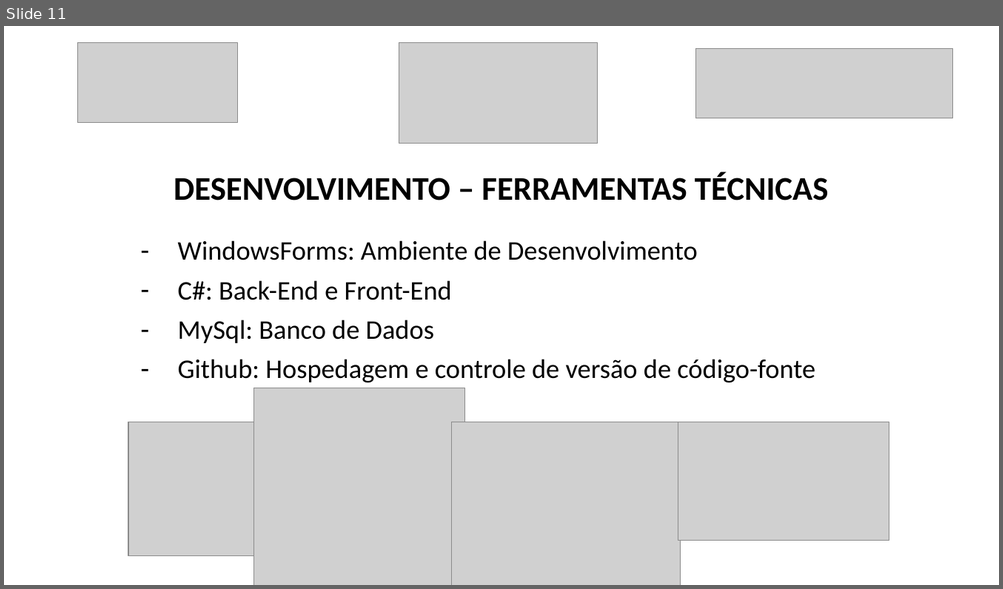
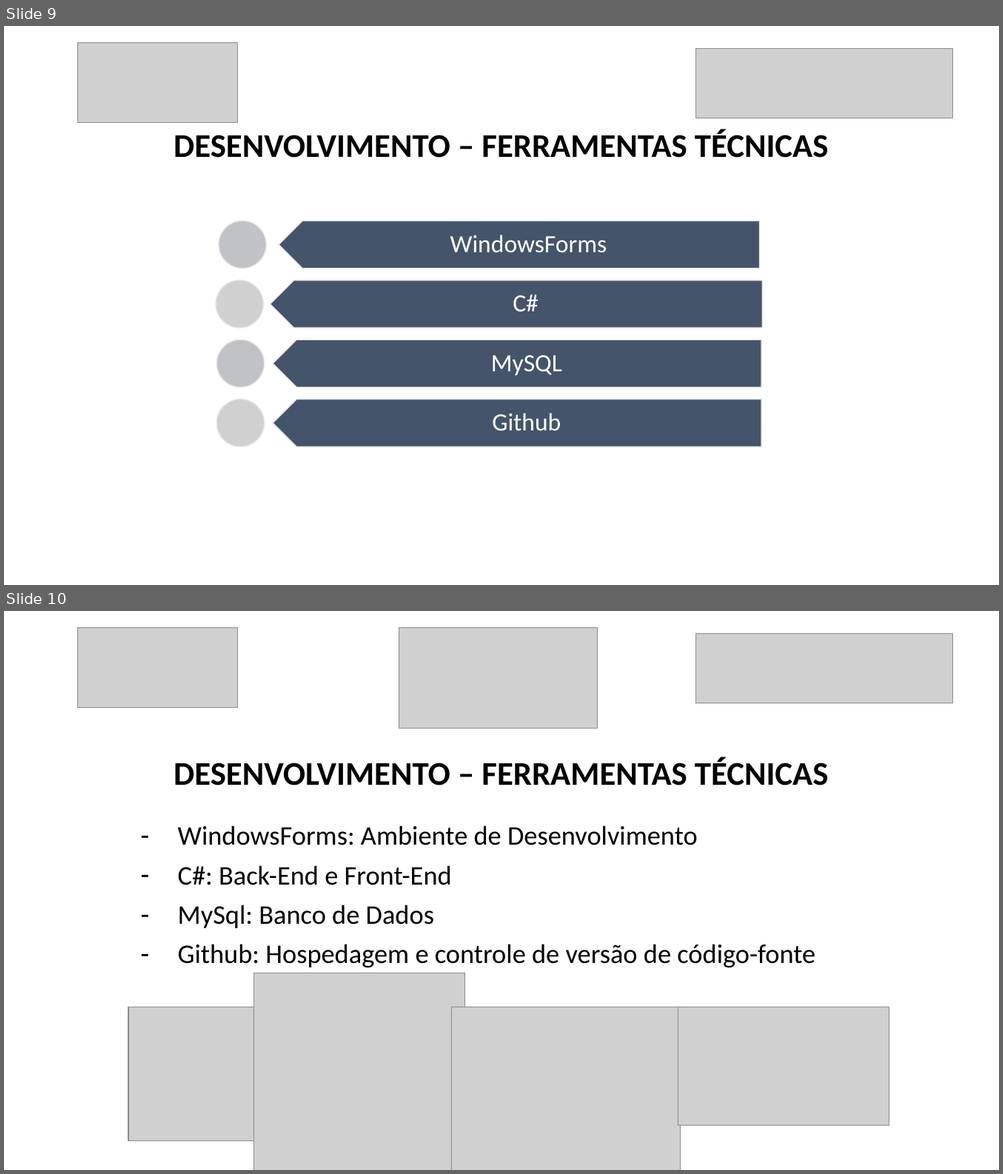
Before and after one commit to luanmenezesx/TCC-CCB, a slide deck: Modelo slides apresentação TCC.pptx. Shown one above the other, each under a label of ours: slide 11 before the commit, slides 9 and 10 after it. The pictures are 1003x589 and 1003x1174 pixels, drawn with LibreOffice and Linux fonts; fonts in the diff are those of the drawing; grey boxes stand for pictures. Boxes give left, top, right and bottom in pixels: in the first picture for what was removed or moved away, otherwise in the second. Text is boxed around its words. In the diff, an @@ line names an element or a change of style, - is before the commit and + after.

```diff
--- a/Modelo slides apresentação TCC.pptx
+++ b/Modelo slides apresentação TCC.pptx
@@ slide 9 added at (x1=4, y1=26, x2=999, y2=585), background #FFFFFF @@
@@ picture added at (x1=78, y1=43, x2=238, y2=123) @@
@@ picture added at (x1=697, y1=48, x2=953, y2=118) @@
@@ title added at (x1=173, y1=130, x2=828, y2=158), 32 pt, text #000000, bold @@
+DESENVOLVIMENTO – FERRAMENTAS TÉCNICAS
@@ group added at (x1=216, y1=221, x2=762, y2=448): 4 pentagon arrows, 4 texts, 2 ellipses, 2 pictures @@
+WindowsForms
+C#
+MySQL
+Github
@@ what was slide 11 is now slide 10 @@
```
Also in this commit, not shown: 10 slides changed, 6 other slides added, 3 slides removed, 13 other files.
